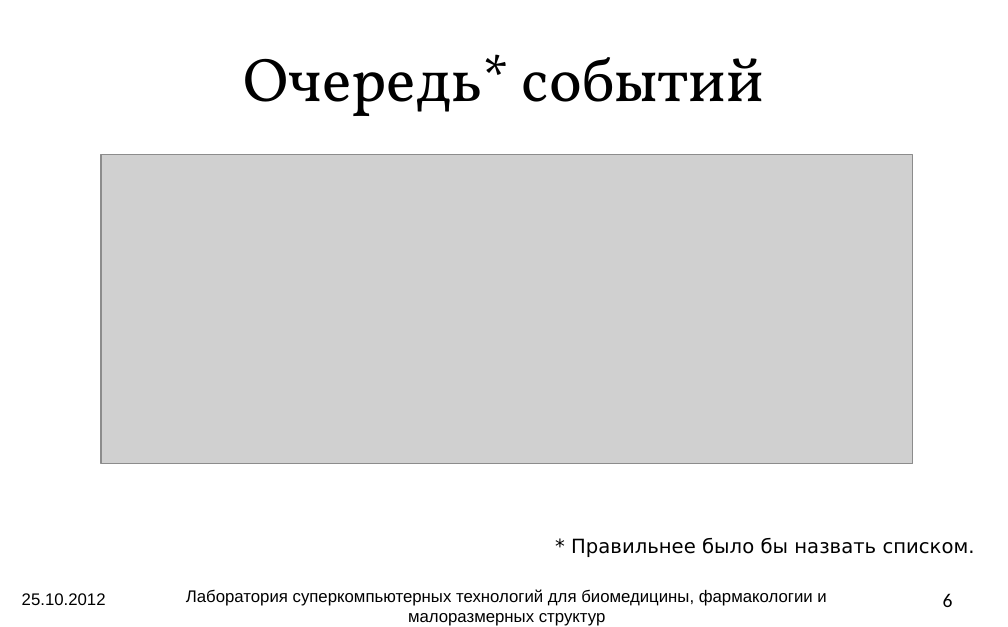
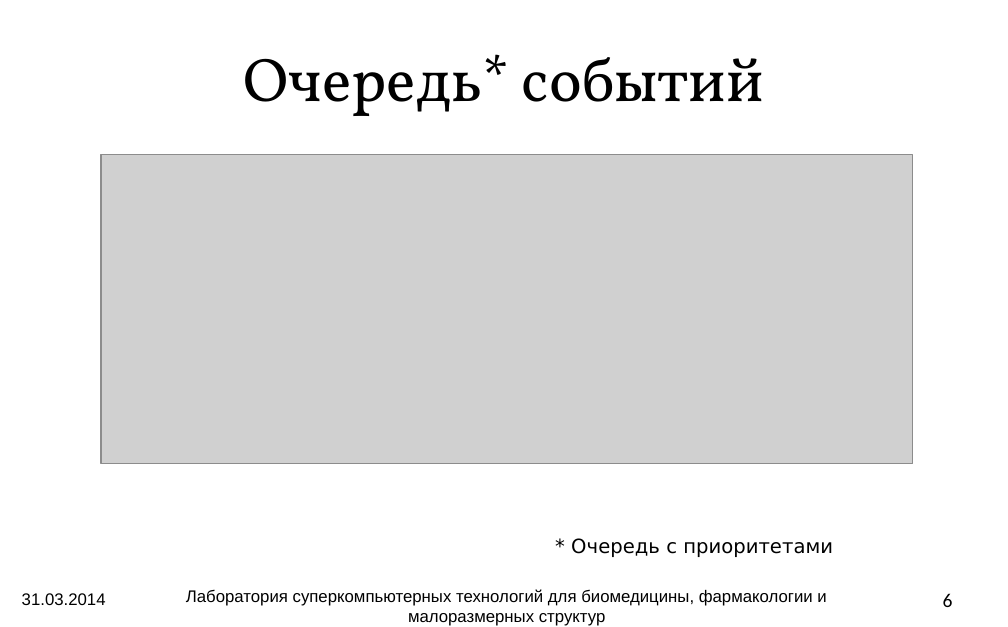
Before and after one commit to atakua/simlectures-archive, a slide deck: slide 6 of lecture05-des/lecture05-des.odp. Drawn at 1008x627 pixels with LibreOffice and Linux fonts; fonts in the diff are those of the drawing; grey boxes stand for pictures; background and template pictures are left out. Boxes give left, top, right and bottom in pixels: in the first picture for what was removed or moved away, otherwise in the second. Text is boxed around its words. In the diff, an @@ line names an element or a change of style, - is before the commit and + after.

```diff
--- a/lecture05-des/lecture05-des.odp
+++ b/lecture05-des/lecture05-des.odp
@@ text removed at (571,538,975,557) @@
-* Правильнее было бы назвать списком.
@@ text added at (571,538,833,557), 14 pt, text #000000 @@
+* Очередь с приоритетами
@@ text at (22,593,106,605): text changed @@
-25.10.2012
+31.03.2014
```
Also in this commit, not shown: 28 other slides changed, 1 slide added, 2 slides removed, 1 other file.
